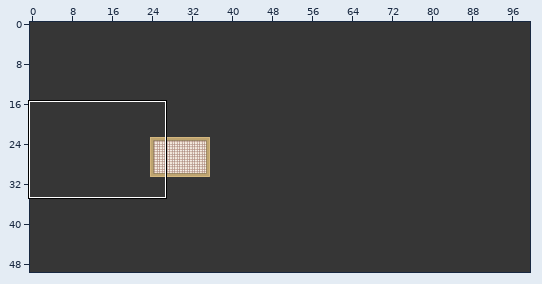
Tiled map -- core/assets/level00.tmx. The picture above shows the old version from afar; the outline marks the close-up.
Close-up. The starting point:
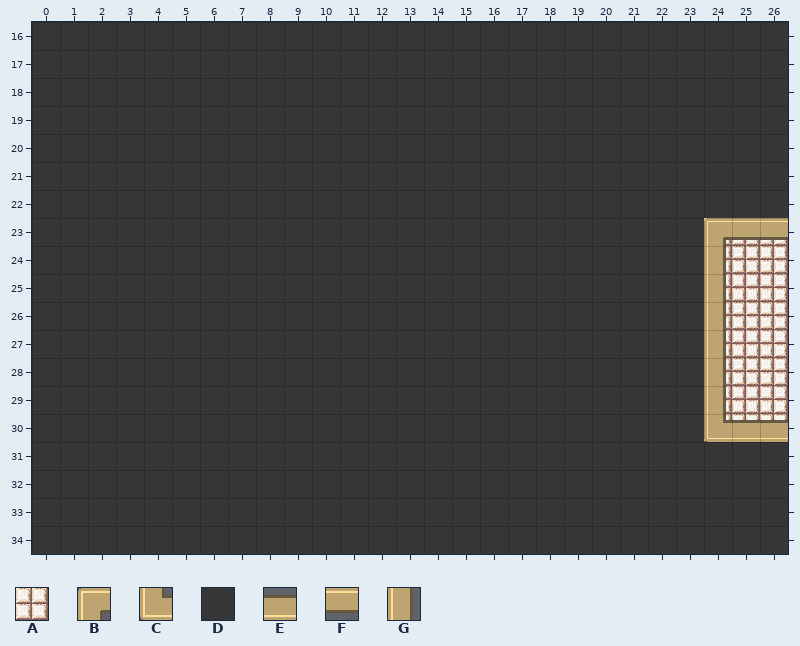
Cells are 32x32 px. Shown: x 0..26, y 16..34. The commit also changed other parts of the map, which this record leaves out.
Key: from "test": A 14, B 25, C 45, D 160, E 177, F 196, G 197.
_ is an empty cell, # one hidden under a higher layer.
Layer "BGTiles" before, first column x 0:
16 ###########################
17 ###########################
18 ###########################
19 ###########################
20 ###########################
21 ###########################
22 ###########################
23 ########################AAA
24 ########################AAA
25 ########################AAA
26 ########################AAA
27 ########################AAA
28 ########################AAA
29 ########################AAA
30 ########################AAA
31 ###########################
32 ###########################
33 ###########################
34 ###########################
Layer "MapTiles" before, first column x 0:
16 DDDDDDDDDDDDDDDDDDDDDDDDDDD
17 DDDDDDDDDDDDDDDDDDDDDDDDDDD
18 DDDDDDDDDDDDDDDDDDDDDDDDDDD
19 DDDDDDDDDDDDDDDDDDDDDDDDDDD
20 DDDDDDDDDDDDDDDDDDDDDDDDDDD
21 DDDDDDDDDDDDDDDDDDDDDDDDDDD
22 DDDDDDDDDDDDDDDDDDDDDDDDDDD
23 DDDDDDDDDDDDDDDDDDDDDDDDBFF
24 DDDDDDDDDDDDDDDDDDDDDDDDG__
25 DDDDDDDDDDDDDDDDDDDDDDDDG__
26 DDDDDDDDDDDDDDDDDDDDDDDDG__
27 DDDDDDDDDDDDDDDDDDDDDDDDG__
28 DDDDDDDDDDDDDDDDDDDDDDDDG__
29 DDDDDDDDDDDDDDDDDDDDDDDDG__
30 DDDDDDDDDDDDDDDDDDDDDDDDCEE
31 DDDDDDDDDDDDDDDDDDDDDDDDDDD
32 DDDDDDDDDDDDDDDDDDDDDDDDDDD
33 DDDDDDDDDDDDDDDDDDDDDDDDDDD
34 DDDDDDDDDDDDDDDDDDDDDDDDDDD
Once edited:
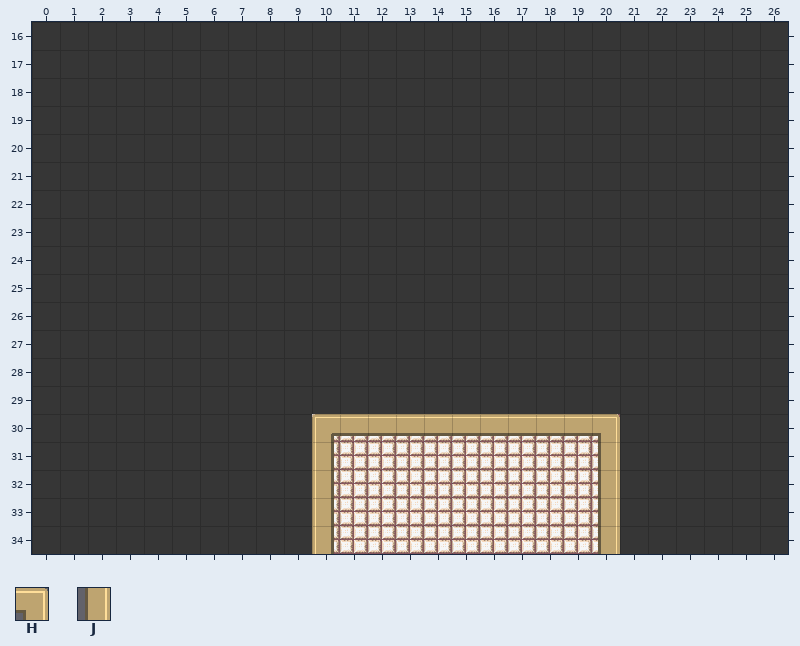
Further tiles: from "test": H 26, J 176.
From old to new:
Changed rows in their new state; . is an unchanged cell.
Layer "BGTiles":
first column x 10:
23 ..............DDD
24 ..............DDD
25 ..............DDD
26 ..............DDD
27 ..............DDD
28 ..............DDD
29 ..............DDD
30 AAAAAAAAAAA...DDD
31 AAAAAAAAAAA......
32 AAAAAAAAAAA......
33 AAAAAAAAAAA......
34 AAAAAAAAAAA......
Layer "MapTiles":
first column x 10:
23 ..............___
24 .............._..
25 .............._..
26 .............._..
27 .............._..
28 .............._..
29 .............._..
30 BFFFFFFFFFH...___
31 G_________J......
32 G_________J......
33 G_________J......
34 G_________J......
